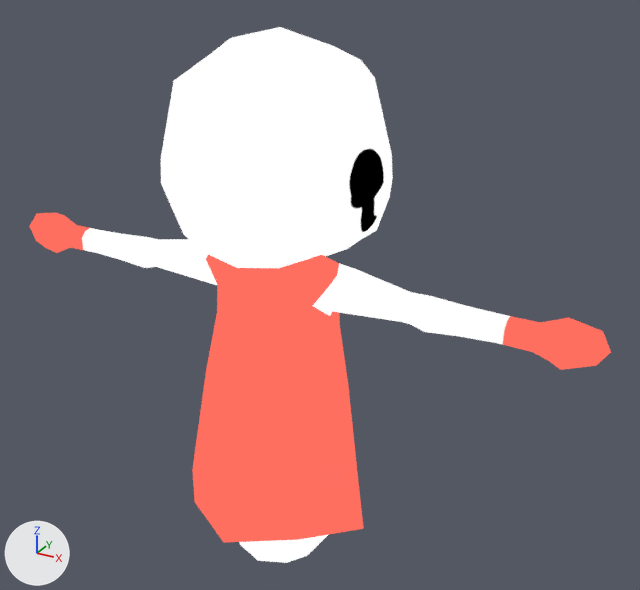
The Blender file Assets/External/Astronaut.blend: old version first, new version second.
The view is the same before and after, from a camera (50 mm lens) standing at (6.58, -10.83, 5.49) and looking at (0.47, 0.29, -0.07). Arrows for +X, +Y and +Z are at lower left; the lights stay in place.
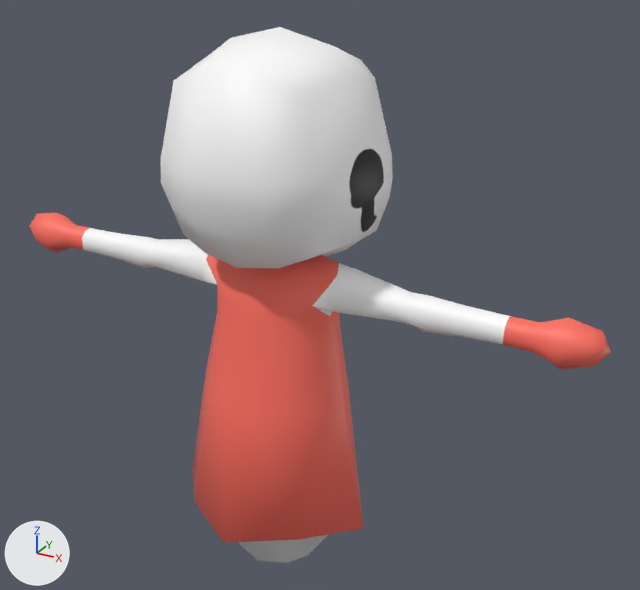
What differs and where, as boxes (x1, y1, x2, y2) in the pictures (640 x 590 px):
'Cube', recoloured: (29, 213, 611, 563) in both
'Cube.001', recoloured: (161, 27, 393, 268) in both

The change, as a list of edits to the scene's bpy script:
```text
Change mat_material:
    add n2 = _N.new('ShaderNodeBsdfPrincipled'); n2.name = 'Principled BSDF'
    where n1 = _N.new('ShaderNodeTexImage'); n1.name = 'Image Texture'
    where n0 = _N.new('ShaderNodeOutputMaterial'); n0.name = 'Material Output'
    remove _L.new(n1.outputs[0], n0.inputs[0])  # 'Color' to 'Surface'
    add _L.new(n2.outputs[0], n0.inputs[0])  # 'BSDF' to 'Surface'
    add _L.new(n1.outputs[0], n2.inputs[0])  # 'Color' to 'Base Color'
    add _L.new(n1.outputs[1], n2.inputs[4])  # 'Alpha' to 'Alpha'
```
